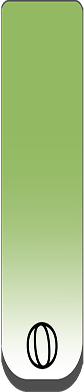
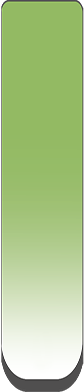
Layered file, before and after one edit (84 × 392). Changes by layer:
painted on "Layer 0" over left=26, top=320, right=59, bottom=371
